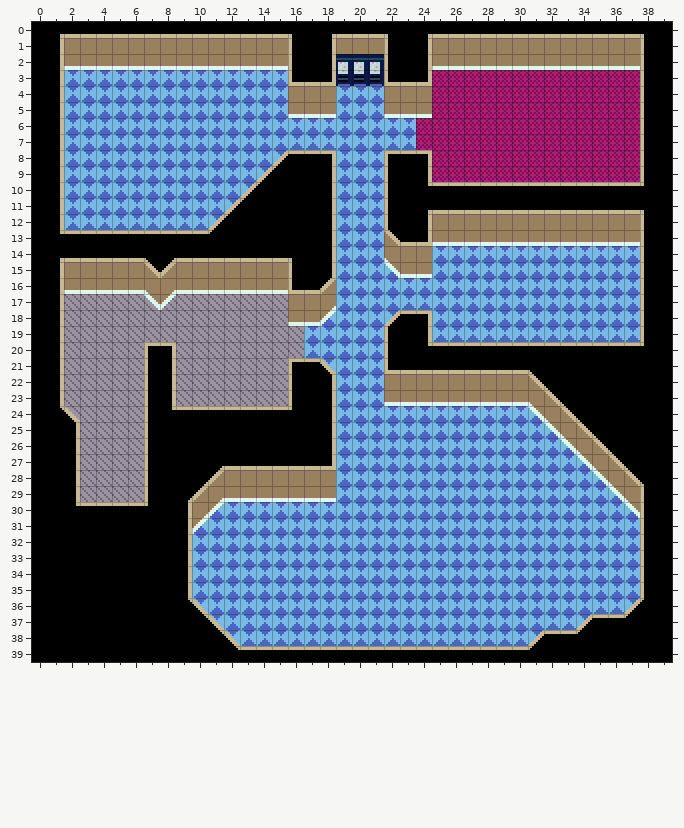
An edit to a level. Tiled map, assets/map.tmx. The first picture shows the starting point.
Cells are 8x8 px. Shown: x 0..39, y 0..39.
After the commit:
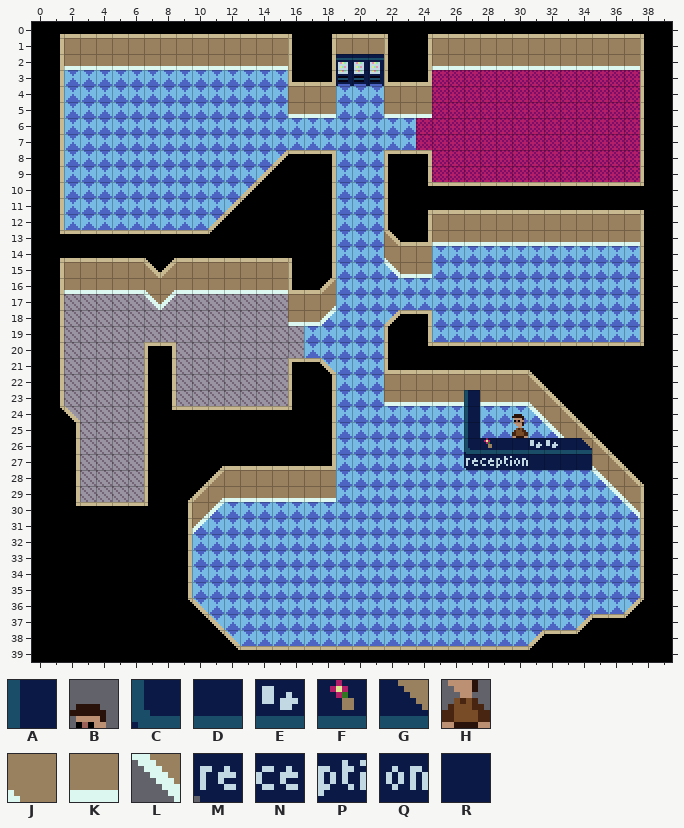
Key: from "tileset": A 5, B 10, C 37, D 38, E 39, F 40, G 41, H 42, J 65 flipped left-right, K 66, L 67 flipped left-right, M 69, N 70, P 71, Q 72, R 73.
_ is an empty cell.
Change:
Layer "walls":
y 23: x 27 K -> A
y 24: x 27 _ -> A; x 30 _ -> B
y 25: x 27 _ -> A; x 30 _ -> H
y 26: x 27..34 ______LJ -> CFDDEEDG
y 27: x 27..34 _______L -> MNPQRRRR
Changed places in both pictures, as pixel boxes (x1, y1, x2, y2):
changed: (464, 390, 592, 470)
